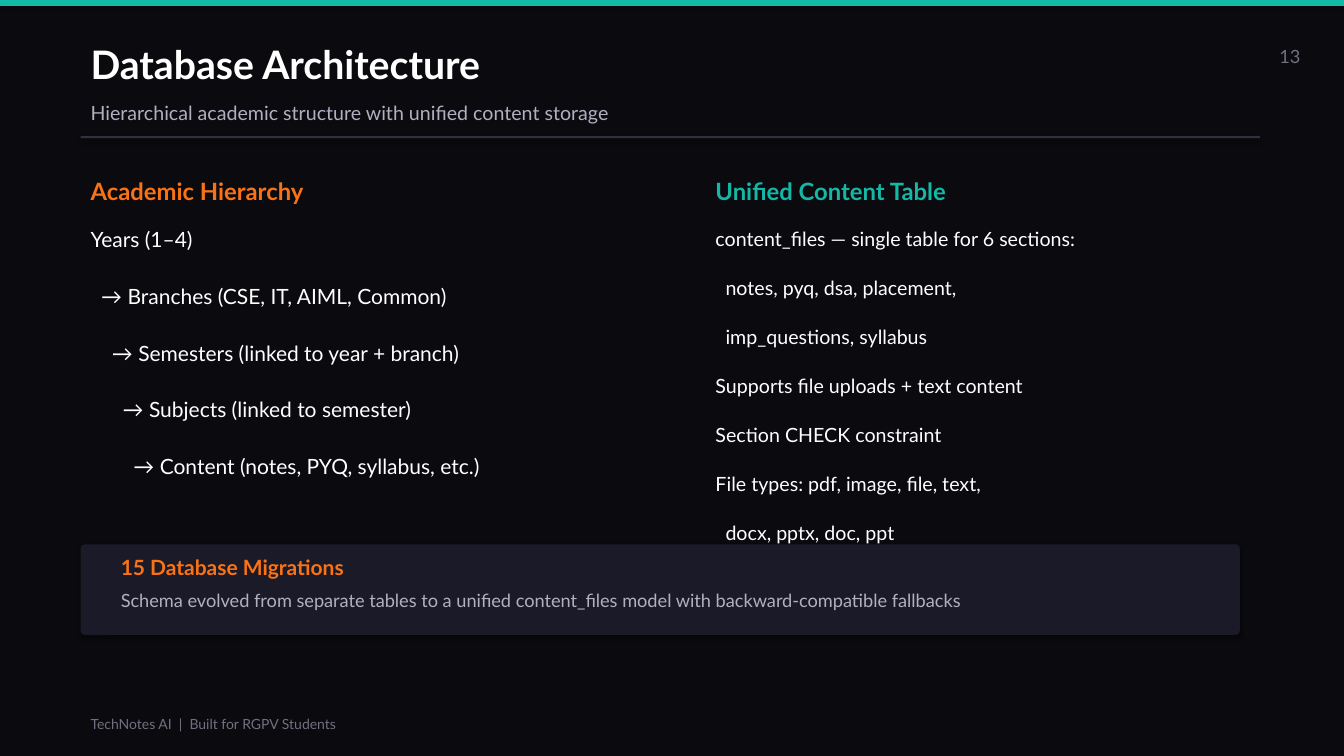
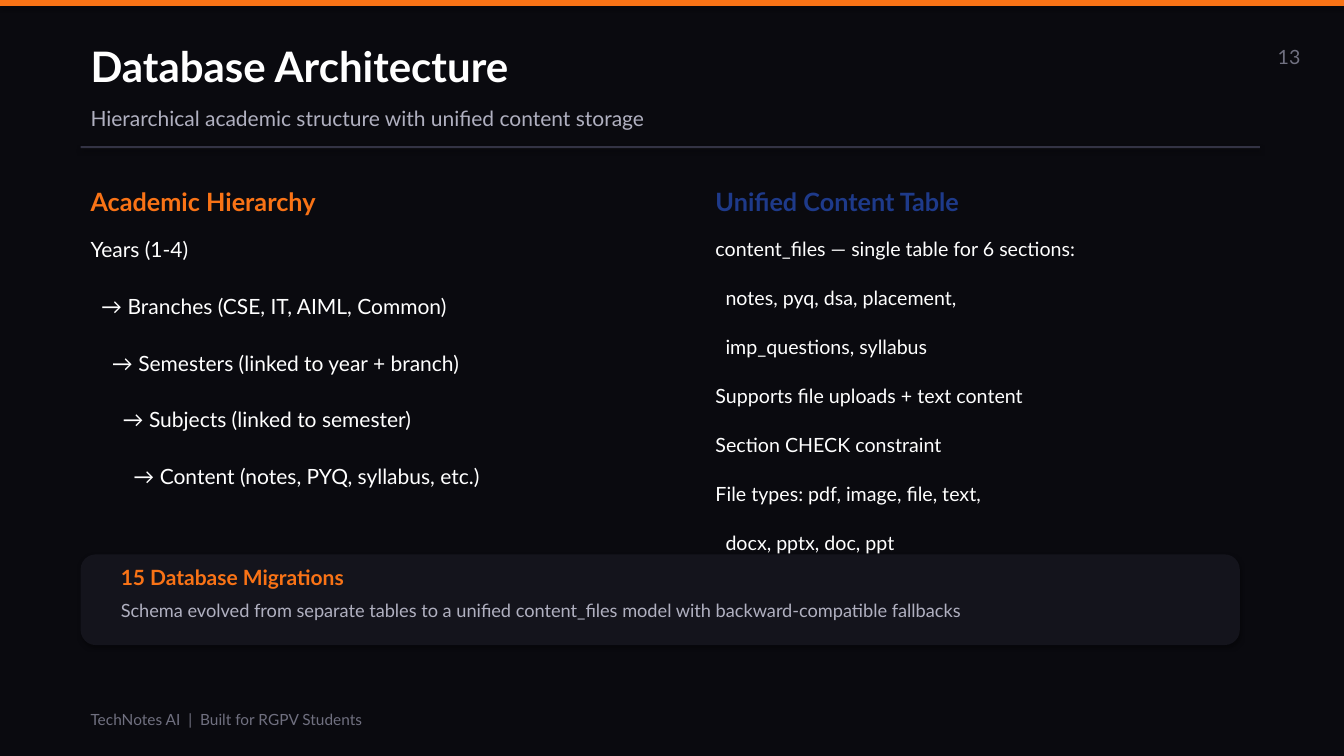
Before and after one commit to Dhruvtiwari059/tecgnotes, a slide deck: slide 13 of TechNotes_AI_Presentation.pptx. Drawn at 1344x756 pixels with LibreOffice and Linux fonts; fonts in the diff are those of the drawing. Boxes give left, top, right and bottom in pixels: in the first picture for what was removed or moved away, otherwise in the second. Text is boxed around its words. In the diff, an @@ line names an element or a change of style, - is before the commit and + after.

```diff
--- a/TechNotes_AI_Presentation.pptx
+++ b/TechNotes_AI_Presentation.pptx
@@ rectangle at <box>0,0,1344,6</box>: fill #14B8A6 to #F97316 @@
@@ text "Database Architecture" at <box>91,50,509,83</box>: size 28 to 30 pt @@
@@ text "13" at <box>1278,50,1301,64</box>: size 13 to 14 pt @@
@@ text "Hierarchical academic structure with unified ..." at <box>91,110,644,130</box>: size 14 to 15 pt @@
@@ rectangle at <box>81,146,1260,148</box>: fill #303040 to #333344 @@
@@ text "Academic Hierarchy" at <box>91,192,315,216</box>: size 17 to 18 pt @@
@@ text "Unified Content Table" at <box>715,192,959,211</box>: size 17 to 18 pt, text colour #14B8A6 to #1E3A8A @@
@@ text at <box>91,241,188,260</box>: text changed @@
-Years (1–4)
+Years (1-4)
@@ 6 texts, 1 rectangle, 1 rounded rectangle: place and size @@
-6 texts, 1 rectangle, 1 rounded rectangle at <box>81,136,1260,635</box>
+6 texts, 1 rectangle, 1 rounded rectangle at <box>81,146,1260,645</box>
@@ rounded rectangle at <box>81,555,1240,645</box>: fill #1A1A28 to #14141C; proportions changed @@
@@ text "TechNotes AI | Built for ..." at <box>91,714,362,725</box>: size 10 to 11 pt @@
```
Also in this commit, not shown: 16 other slides changed, 1 slide added, 1 slide removed, 1 other file.
